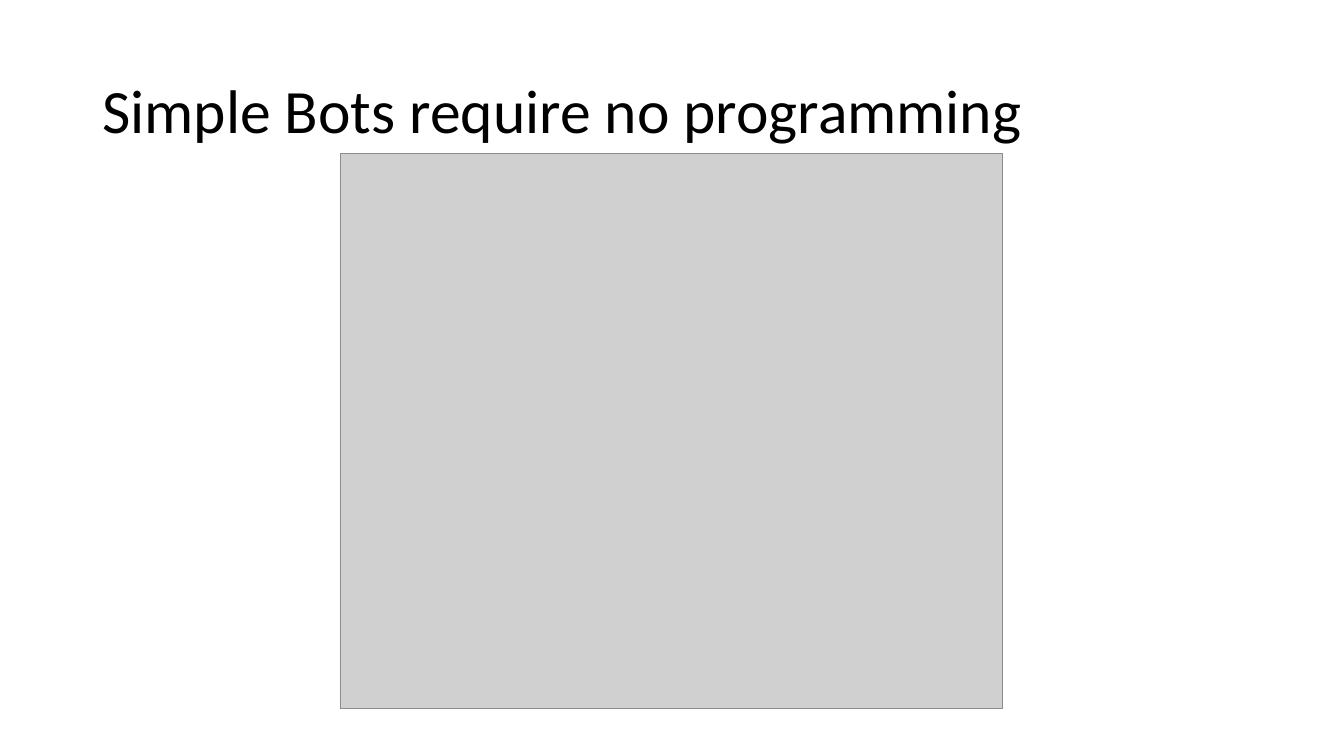
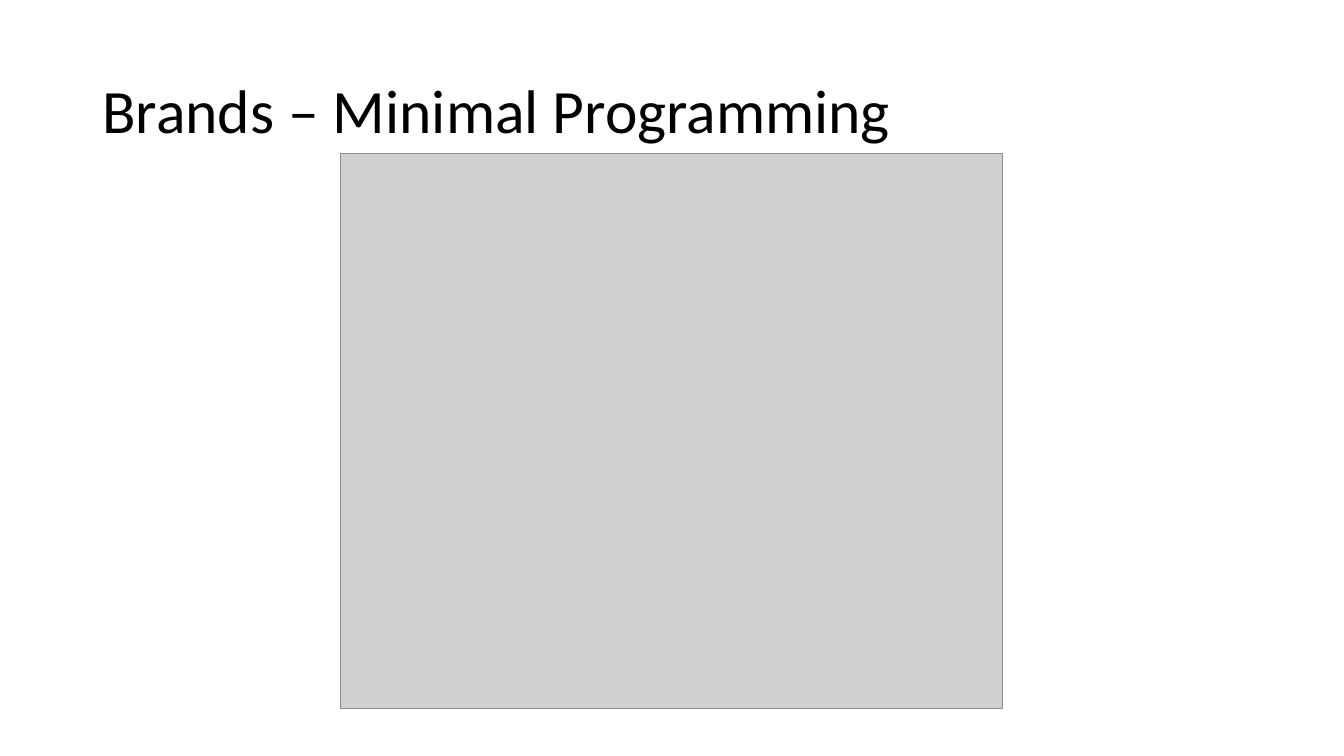
Before and after one commit to aidanmorgan/chatbot-workshop, a slide deck: slide 18 of Chatbots!.pptx (slide 17 before the commit). Drawn at 1344x756 pixels with LibreOffice and Linux fonts; fonts in the diff are those of the drawing; grey boxes stand for pictures; background and template pictures are left out. Boxes give left, top, right and bottom in pixels: in the first picture for what was removed or moved away, otherwise in the second. Text is boxed around its words. In the diff, an @@ line names an element or a change of style, - is before the commit and + after.

```diff
--- a/Chatbots!.pptx
+++ b/Chatbots!.pptx
@@ title at (102, 90, 890, 144): text changed @@
-Simple Bots require no programming
+Brands – Minimal Programming
```
Also in this commit, not shown: 6 other slides changed, 5 slides added, 3 slides removed, 1 other file.
